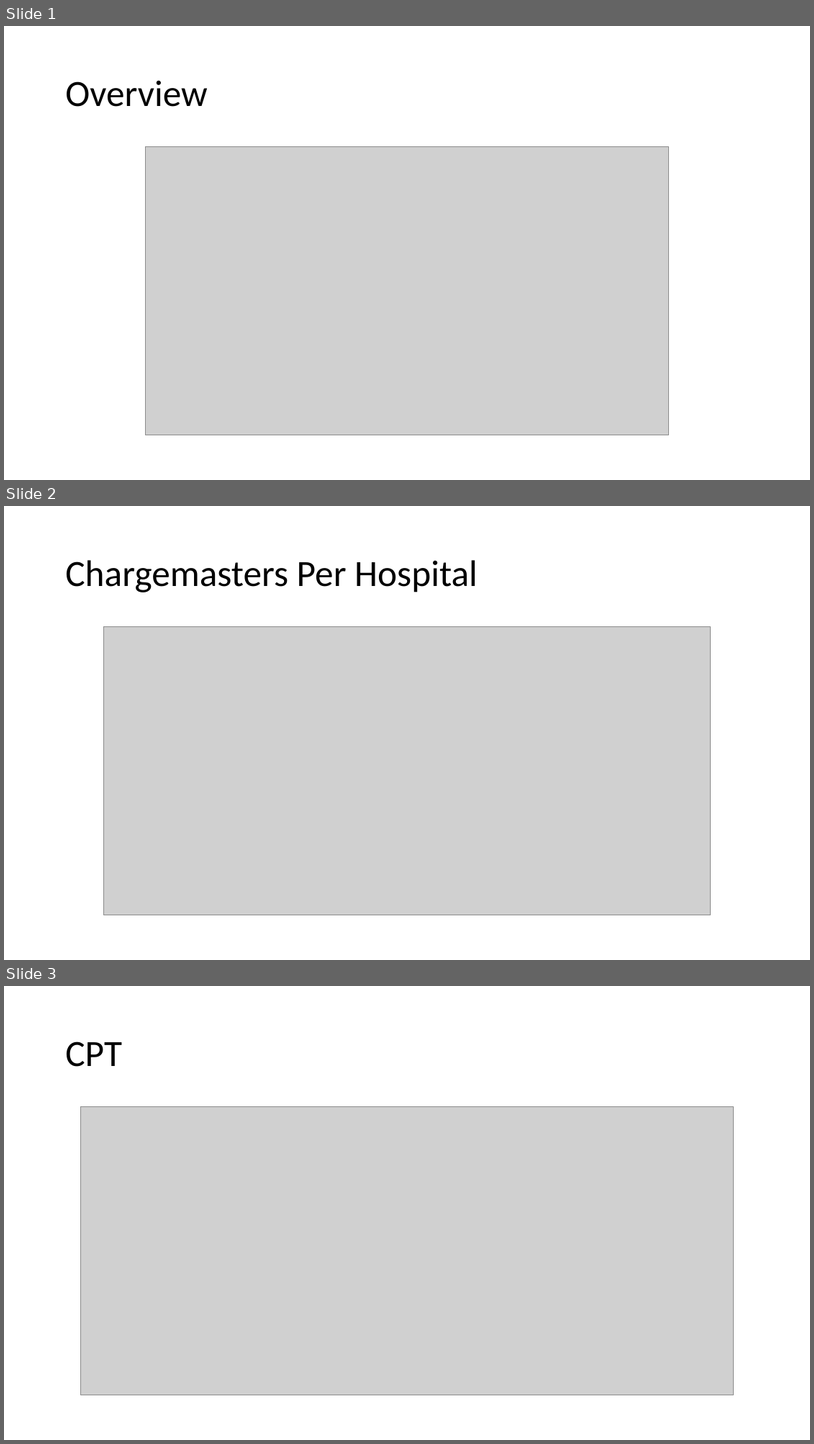
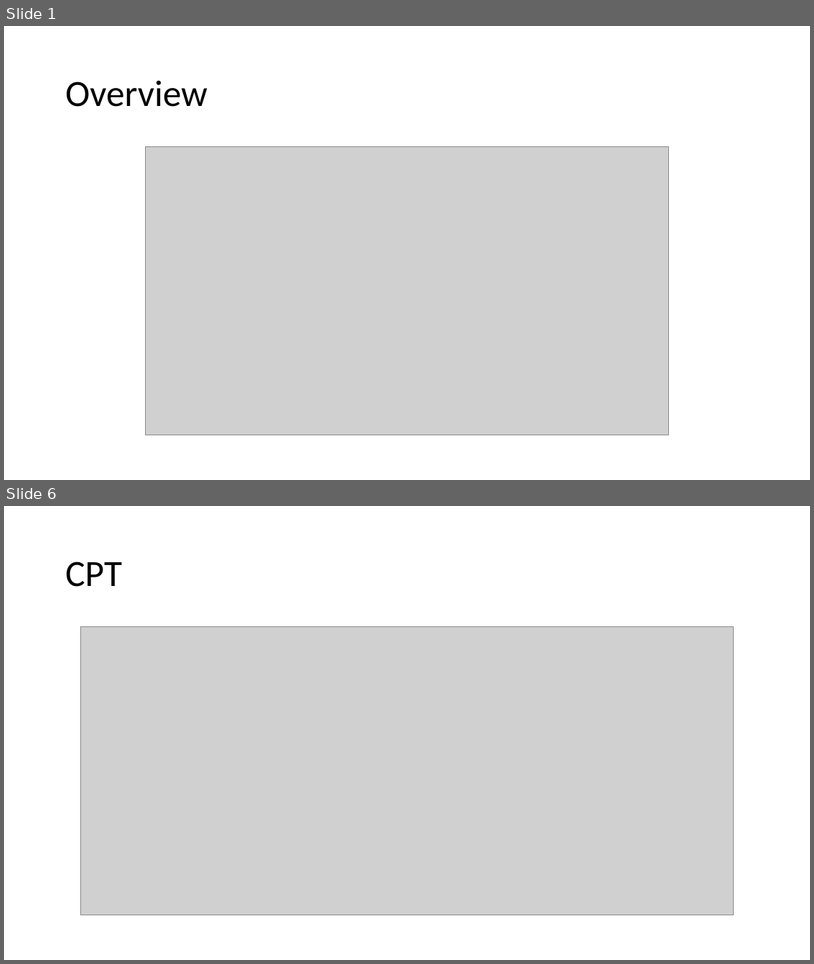
Before and after one commit to beatricetierra/CA-Hospital-Charges, a slide deck: DatasetsOverview.pptx. Shown one above the other, each under a label of ours: slides 1, 2 and 3 before the commit, slides 1 and 6 after it; the slides between them are not shown. The pictures are 814x1444 and 814x964 pixels, drawn with LibreOffice and Linux fonts; fonts in the diff are those of the drawing; grey boxes stand for pictures. Boxes give left, top, right and bottom in pixels: in the first picture for what was removed or moved away, otherwise in the second. Text is boxed around its words. In the diff, an @@ line names an element or a change of style, - is before the commit and + after.

```diff
--- a/DatasetsOverview.pptx
+++ b/DatasetsOverview.pptx
@@ slide 2 removed at bbox=[4, 506, 810, 960], background #FFFFFF @@
@@ title removed at bbox=[65, 560, 478, 592] @@
-Chargemasters Per Hospital
@@ picture removed at bbox=[104, 627, 711, 915] @@
@@ what was slide 3 is now slide 6 @@
```
Also in this commit, not shown: 4 slides added.
